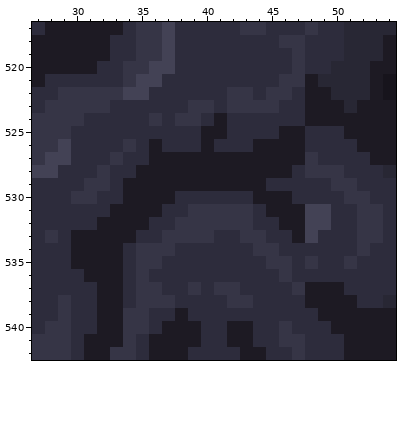
Pixel-art file -- Veil-of-Colours/Assets/Assets/Items/Door.aseprite. Above is the file before it was changed.
384x576 pixels, 1 frame. Colours within 5 levels of each other are drawn and written as one. Shown: x 27..54, y 517..542. The commit also changed other parts of the picture, which this record leaves out.
New version:
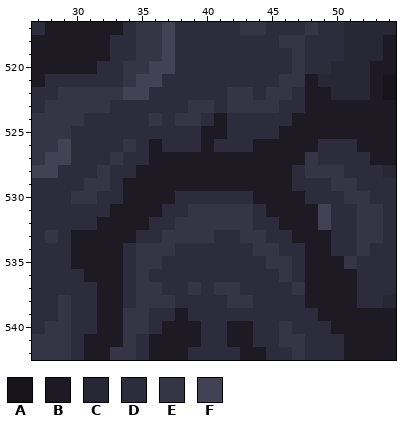
Palette (. is transparent): A #17141c  B #1d1a23  C #282734  D #2d2c3c  E #363546  F #434255
Change:
Layer "Door":
y 523: x 51 C -> B
y 524: x 47 D -> B
y 525: x 48..50 DDD -> BBB
y 526: x 48 D -> B
y 529: x 45..46 DD -> BB
y 530: x 47 D -> B
y 531..532: x 48 F -> B
y 533: x 48..49 FD -> BB
y 534: x 48..49 DD -> BB
y 535: x 48..50 EDD -> BBB
y 536: x 48..51 DDDD -> BBBB
y 537: x 51 D -> B
Changed places in both pictures, as pixel boxes (x1, y1, x2, y2):
changed: (266, 100, 357, 295)
